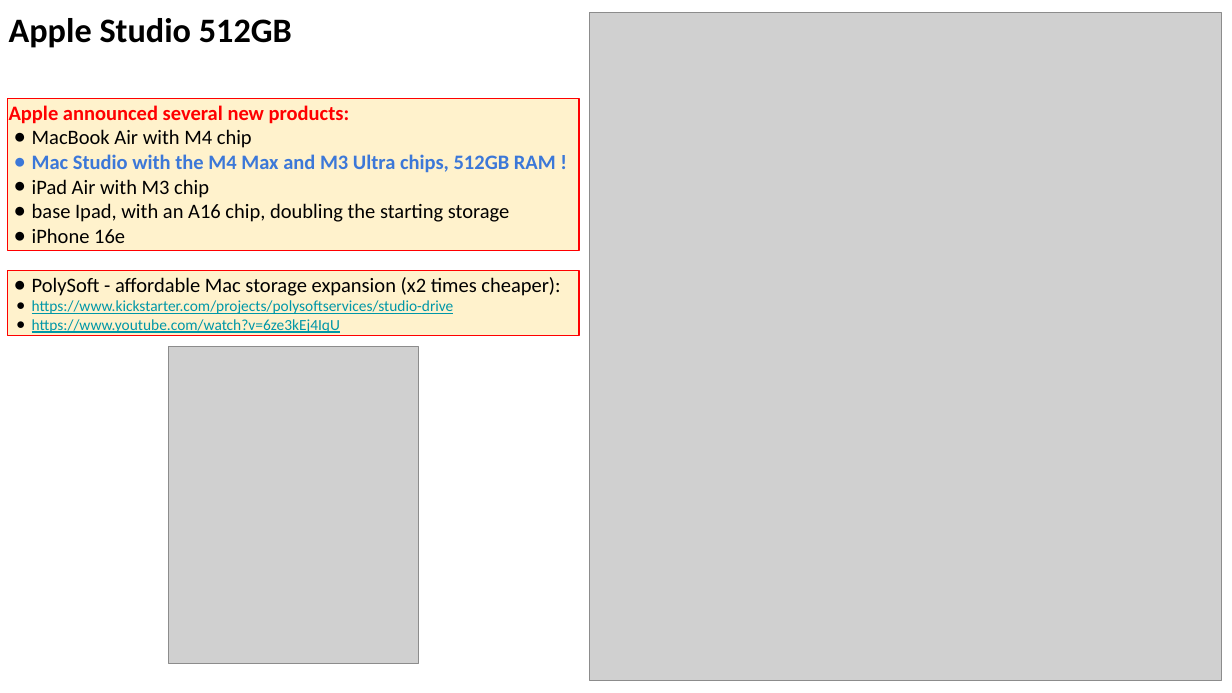
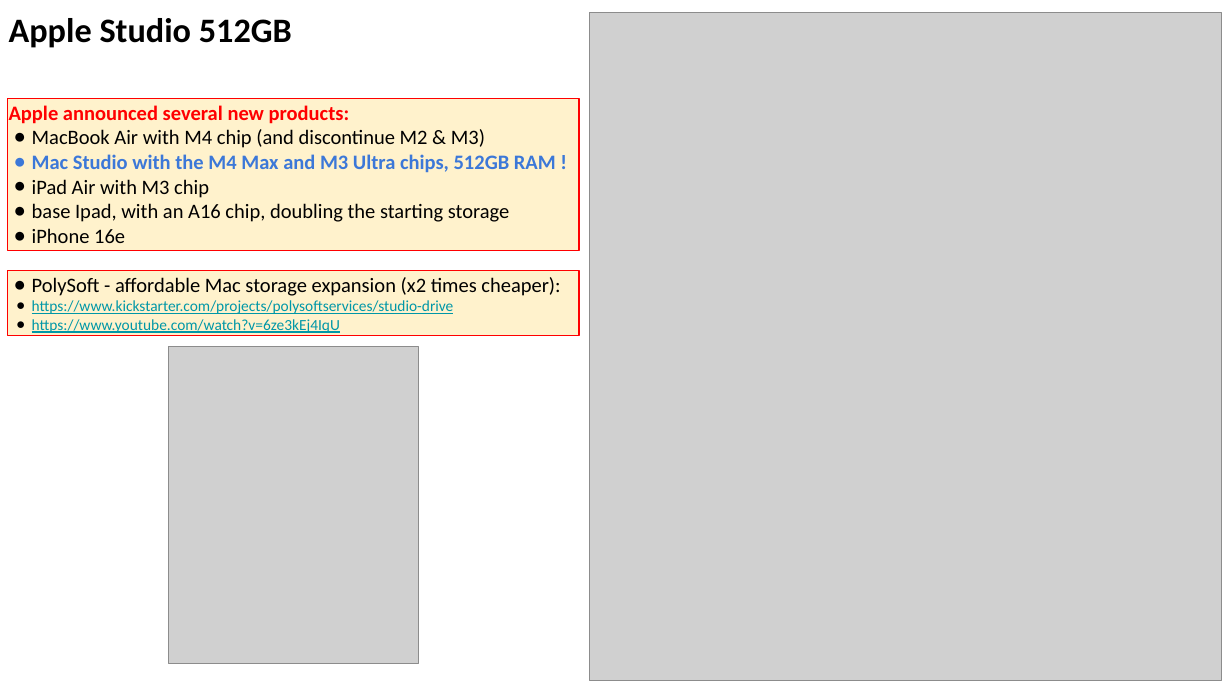
Before and after one commit to lselector/seminar, a slide deck: slide 9 of 2025/2025-03-07-AI-Updates.pptx. Drawn at 1232x693 pixels with LibreOffice and Linux fonts; fonts in the diff are those of the drawing; grey boxes stand for pictures. Boxes give left, top, right and bottom in pixels: in the first picture for what was removed or moved away, otherwise in the second. Text is boxed around its words. In the diff, an @@ line names an element or a change of style, - is before the commit and + after.

```diff
--- a/2025/2025-03-07-AI-Updates.pptx
+++ b/2025/2025-03-07-AI-Updates.pptx
@@ text in rectangle at [32, 129, 485, 148]: text changed @@
-● MacBook Air with M4 chip
+● MacBook Air with M4 chip (and discontinue M2 & M3)
```
Also in this commit, not shown: 5 other slides changed, 2 slides added.
